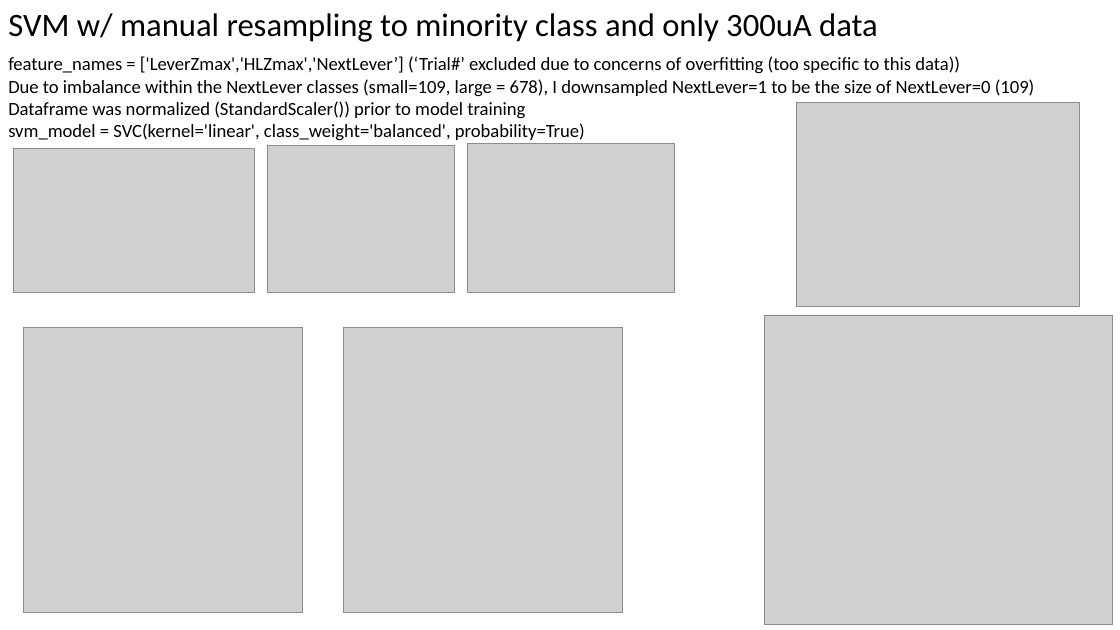
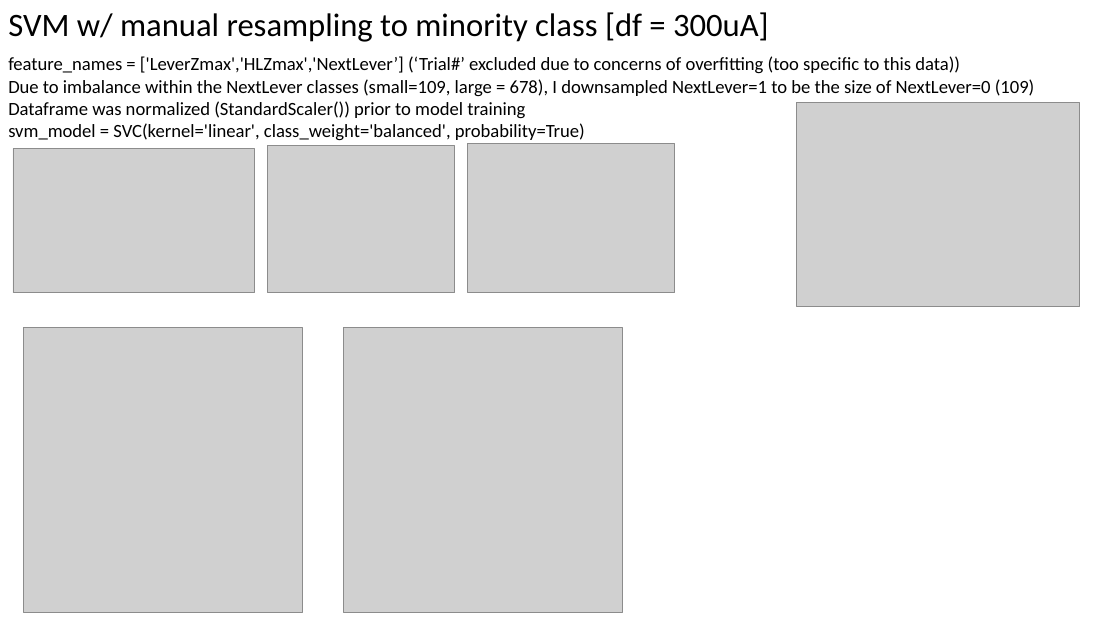
Before and after one commit to wonnpyon/ML-For-Beginners, a slide deck: slide 9 of PhotometryML.pptx (slide 6 before the commit). Drawn at 1120x630 pixels with LibreOffice and Linux fonts; fonts in the diff are those of the drawing; grey boxes stand for pictures. Boxes give left, top, right and bottom in pixels: in the first picture for what was removed or moved away, otherwise in the second. Text is boxed around its words. In the diff, an @@ line names an element or a change of style, - is before the commit and + after.

```diff
--- a/PhotometryML.pptx
+++ b/PhotometryML.pptx
@@ text at box(8, 12, 769, 42): text changed @@
-SVM w/ manual resampling to minority class and only 300uA data
+SVM w/ manual resampling to minority class [df = 300uA]
@@ picture removed at box(765, 315, 1113, 625) @@
```
Also in this commit, not shown: 4 other slides changed, 3 slides added, 4 other files.
